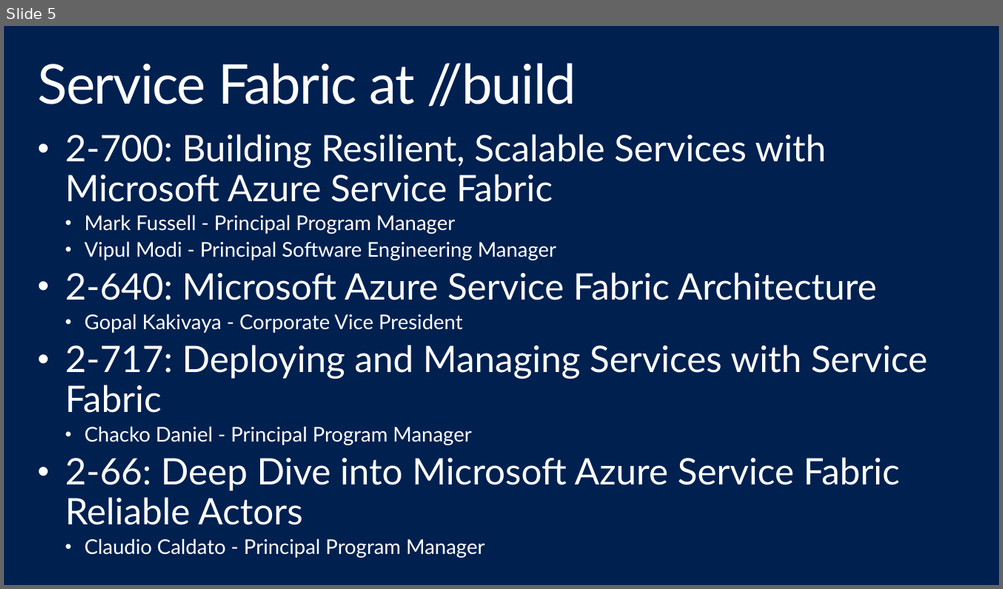
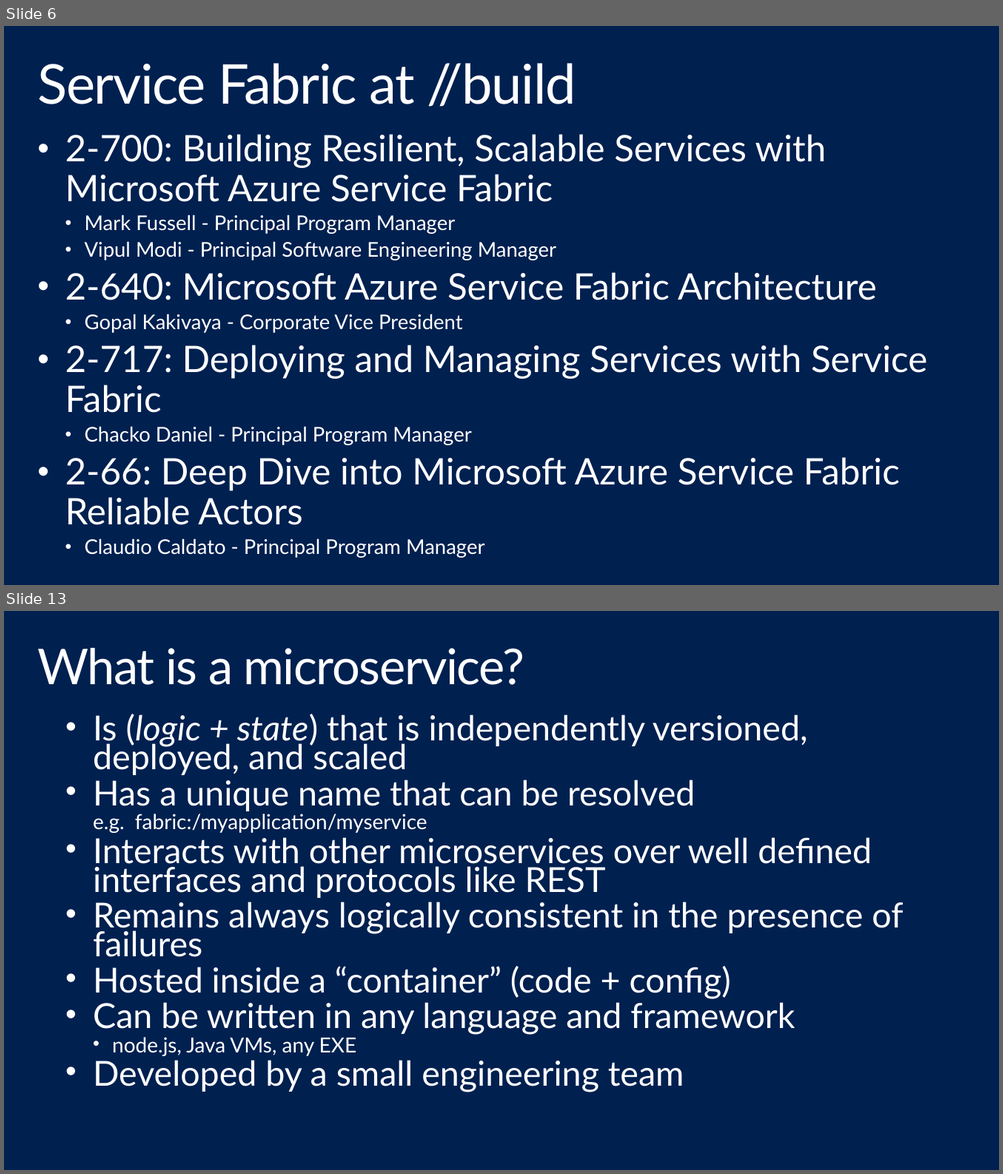
Before and after one commit to shawnweisfeld/20150514_ServiceFabric, a slide deck: Service Fabric.pptx. Shown one above the other, each under a label of ours: slide 5 before the commit, slides 6 and 13 after it; the slides between them are not shown. The pictures are 1003x589 and 1003x1174 pixels, drawn with LibreOffice and Linux fonts; fonts in the diff are those of the drawing; background and template pictures are left out. Boxes give left, top, right and bottom in pixels: in the first picture for what was removed or moved away, otherwise in the second. Text is boxed around its words. In the diff, an @@ line names an element or a change of style, - is before the commit and + after.

```diff
--- a/Service Fabric.pptx
+++ b/Service Fabric.pptx
@@ slide 13 added at <box>4,611,999,1170</box>, background #002050 @@
@@ title added at <box>37,648,524,685</box>, 48.6 pt, text #FFFFFF @@
+What is a microservice?
@@ text added at <box>93,714,902,1093</box>, 34 pt, text #FFFFFF @@
+• Is (logic + state) that is independently versioned, deployed, and scaled
+• Has a unique name that can be resolved
+  e.g. fabric:/myapplication/myservice
+• Interacts with other microservices over well defined interfaces and protocols like REST
+• Remains always logically consistent in the presence of failures
+• Hosted inside a “container” (code + config)
+• Can be written in any language and framework
+  • node.js, Java VMs, any EXE
+• Developed by a small engineering team
@@ what was slide 5 is now slide 6 @@
```
Also in this commit, not shown: 2 slides changed, 44 other slides added, 1 slide removed.
